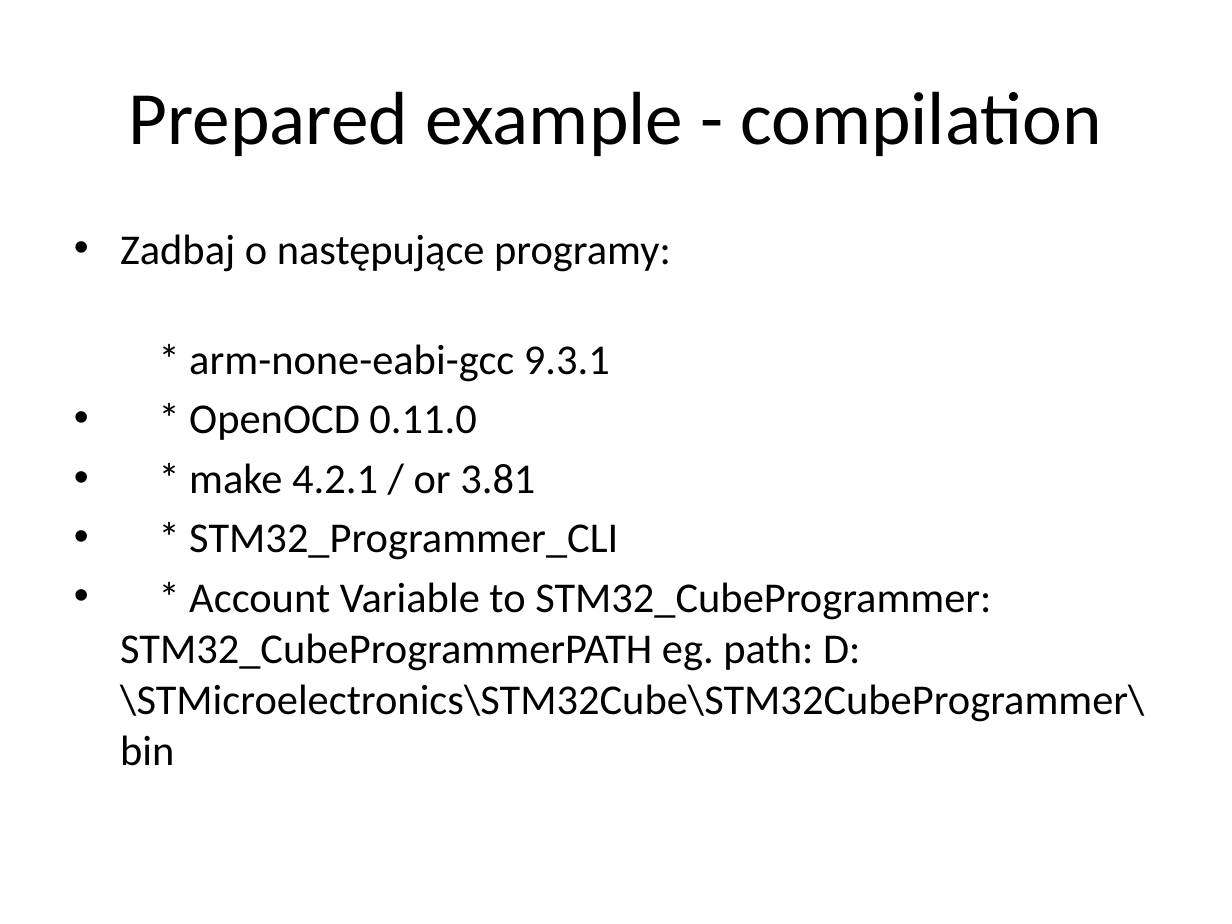
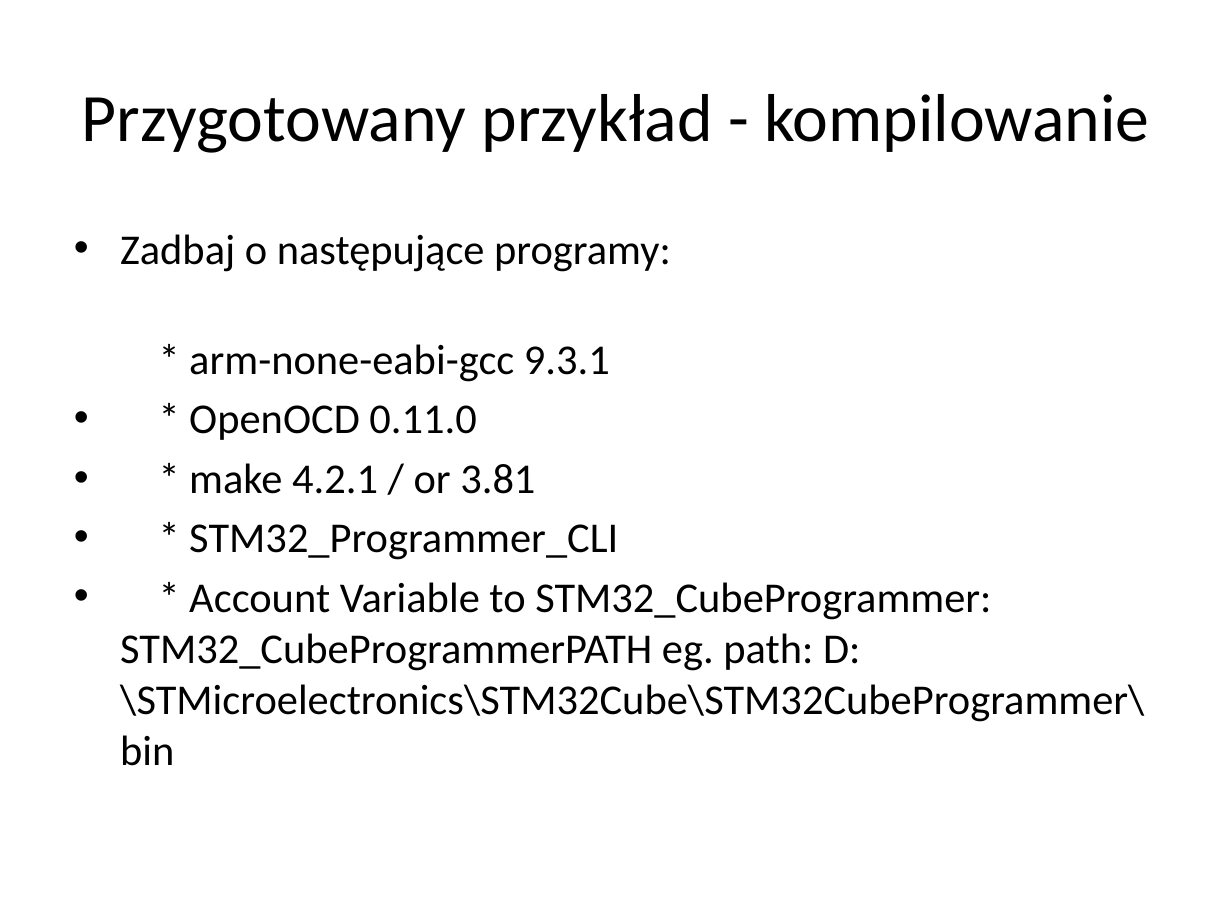
Before and after one commit to trteodor/stm32h747_disco_lvgl_bare_metal, a slide deck: slide 13 of Presenation.pptx (slide 10 before the commit). Drawn at 1232x924 pixels with LibreOffice and Linux fonts; fonts in the diff are those of the drawing. Boxes give left, top, right and bottom in pixels: in the first picture for what was removed or moved away, otherwise in the second. Text is boxed around its words. In the diff, an @@ line names an element or a change of style, - is before the commit and + after.

```diff
--- a/Presenation.pptx
+++ b/Presenation.pptx
@@ title at <box>82,94,1149,153</box>: text changed; size 44 to 39.6 pt @@
-Prepared example - compilation
+Przygotowany przykład - kompilowanie
```
Also in this commit, not shown: 8 other slides changed, 4 slides added, 1 slide removed, 4 other files.
